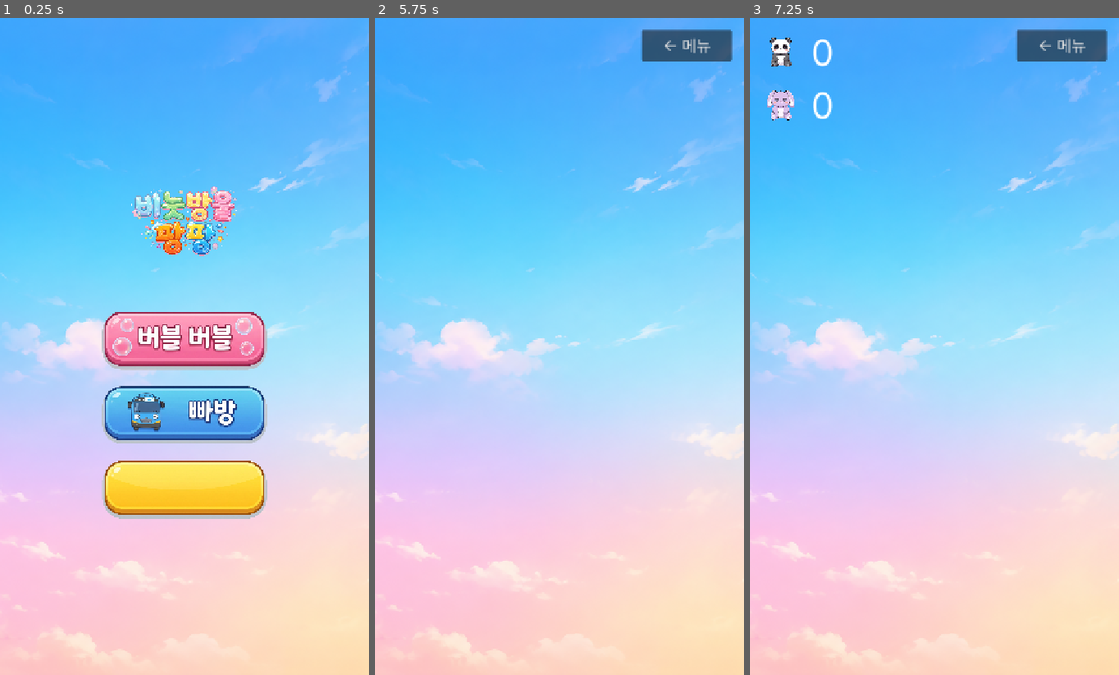
Above: before the commit, frames 1-3 (left to right).
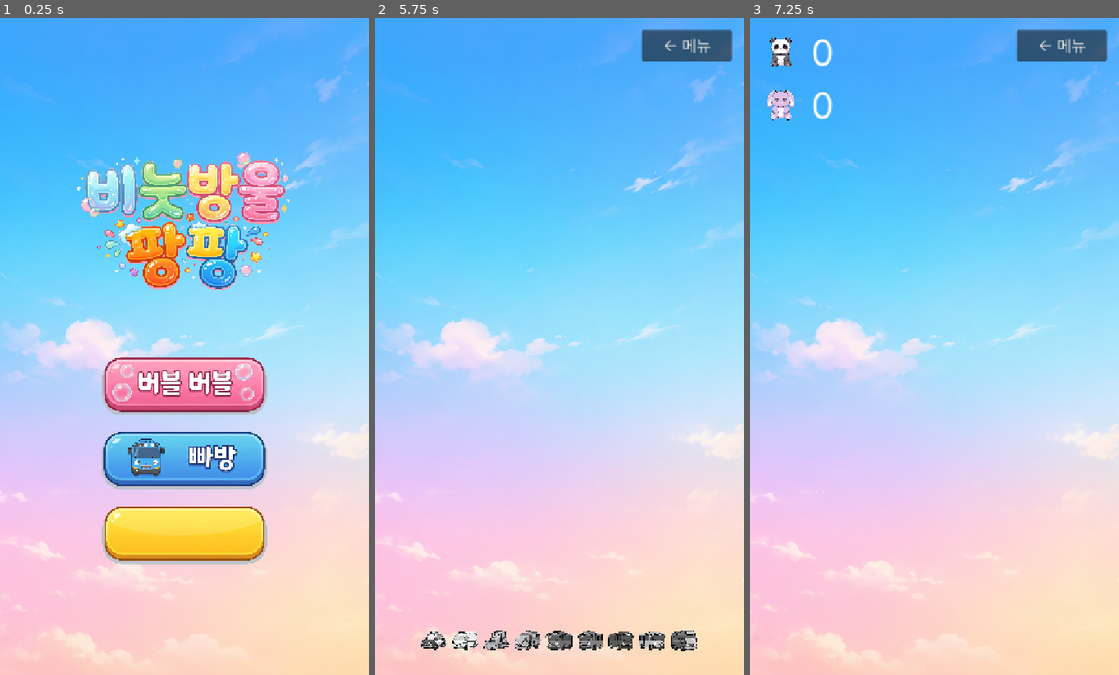
Above: after the commit, the same moments.

Repository: ohsolee/bubblePopPop
Game: Godot game, scene res://scenes/MainMenu.tscn
Same seed, same stepped clock (60 frames per second), same inputs: the game is played once before the commit and once after it. Sound files missing from this copy of the repository are replaced by a short silence.
Inputs (mouse positions are in pixels of both pictures, inside the frame that each line leads up to; where the layout moved, square brackets give the same spot in the first picture):
- Up to frame 1 (0.25 s): no input
- Up to frame 2 (5.75 s): click (559, 458) [559, 412] at 0.5 s; click "← 메뉴" at 1.25 s; click (559, 385) [559, 339] at 2 s; click "← 메뉴" at 2.75 s; click (559, 385) [559, 339] at 3.5 s; click "← 메뉴" at 4.25 s; click (559, 458) [559, 412] at 5 s
- Up to frame 3 (7.25 s): click "← 메뉴" at 5.75 s; click (934, 385) [934, 339] at 6.5 s

The runs differ from the first frame. In frame 1, 24% of the frame differs, in the area x 20-79%, y 20-84%; in frame 2, 1.4%; in frame 3, nothing differs.

Commit message:
Rename vehicle assets to color-based names, add grayscale shader
Co-Authored-By: Claude Sonnet 5 <noreply@anthropic.com>

Diff:
--- a/scenes/Bbang.tscn
+++ b/scenes/Bbang.tscn
@@ -1,7 +1,20 @@
-[gd_scene load_steps=3 format=3]
+[gd_scene load_steps=13 format=3]
 
 [ext_resource type="Script" path="res://scripts/bbang.gd" id="1_bbang"]
 [ext_resource type="Texture2D" uid="uid://chjw1oc7crixa" path="res://assets/sprites/img_BG_01.png" id="2_bg_tex"]
+[ext_resource type="Shader" path="res://shaders/grayscale.gdshader" id="3_grayscale_shader"]
+[ext_resource type="Texture2D" path="res://assets/sprites/spr_police_car.png" id="4_police_car_tex"]
+[ext_resource type="Texture2D" path="res://assets/sprites/spr_ambulance.png" id="5_ambulance_tex"]
+[ext_resource type="Texture2D" path="res://assets/sprites/spr_bulldozer.png" id="6_bulldozer_tex"]
+[ext_resource type="Texture2D" path="res://assets/sprites/spr_truck.png" id="7_truck_tex"]
+[ext_resource type="Texture2D" path="res://assets/sprites/spr_bluebus.png" id="8_bluebus_tex"]
+[ext_resource type="Texture2D" path="res://assets/sprites/spr_greenbus.png" id="9_greenbus_tex"]
+[ext_resource type="Texture2D" path="res://assets/sprites/spr_redbus.png" id="10_redbus_tex"]
+[ext_resource type="Texture2D" path="res://assets/sprites/spr_yellowbus.png" id="11_yellowbus_tex"]
+[ext_resource type="Texture2D" path="res://assets/sprites/spr_citu.png" id="12_citu_tex"]
+
+[sub_resource type="ShaderMaterial" id="ShaderMaterial_grayscale"]
+shader = ExtResource("3_grayscale_shader")
 
 [node name="Bbang" type="Node2D"]
 script = ExtResource("1_bbang")
@@ -29,3 +42,86 @@
 grow_horizontal = 0
 theme_override_font_sizes/font_size = 32
 text = "← 메뉴"
+
+[node name="CollectionRow" type="HBoxContainer" parent="UILayer"]
+anchor_left = 0.0
+anchor_top = 1.0
+anchor_right = 1.0
+anchor_bottom = 1.0
+offset_top = -110.0
+offset_bottom = -24.0
+grow_vertical = 0
+alignment = 1
+theme_override_constants/separation = 10
+
+[node name="PoliceCarIcon" type="TextureRect" parent="UILayer/CollectionRow"]
+custom_minimum_size = Vector2(49.6, 36.2)
+layout_mode = 2
+material = SubResource("ShaderMaterial_grayscale")
+texture = ExtResource("4_police_car_tex")
+expand_mode = 1
+stretch_mode = 5
+
+[node name="AmbulanceIcon" type="TextureRect" parent="UILayer/CollectionRow"]
+custom_minimum_size = Vector2(50.3, 37.1)
+layout_mode = 2
+material = SubResource("ShaderMaterial_grayscale")
+texture = ExtResource("5_ambulance_tex")
+expand_mode = 1
+stretch_mode = 5
+
+[node name="BulldozerIcon" type="TextureRect" parent="UILayer/CollectionRow"]
+custom_minimum_size = Vector2(50.8, 38.1)
+layout_mode = 2
+material = SubResource("ShaderMaterial_grayscale")
+texture = ExtResource("6_bulldozer_tex")
+expand_mode = 1
+stretch_mode = 5
+
+[node name="TruckIcon" type="TextureRect" parent="UILayer/CollectionRow"]
+custom_minimum_size = Vector2(50.2, 38.4)
+layout_mode = 2
+material = SubResource("ShaderMaterial_grayscale")
+texture = ExtResource("7_truck_tex")
+expand_mode = 1
+stretch_mode = 5
+
+[node name="BluebusIcon" type="TextureRect" parent="UILayer/CollectionRow"]
+custom_minimum_size = Vector2(51.2, 38.5)
+layout_mode = 2
+material = SubResource("ShaderMaterial_grayscale")
+texture = ExtResource("8_bluebus_tex")
+expand_mode = 1
+stretch_mode = 5
+
+[node name="GreenbusIcon" type="TextureRect" parent="UILayer/CollectionRow"]
+custom_minimum_size = Vector2(49.2, 37.7)
+layout_mode = 2
+material = SubResource("ShaderMaterial_grayscale")
+texture = ExtResource("9_greenbus_tex")
+expand_mode = 1
+stretch_mode = 5
+
+[node name="RedbusIcon" type="TextureRect" parent="UILayer/CollectionRow"]
+custom_minimum_size = Vector2(49.3, 37.1)
+layout_mode = 2
+material = SubResource("ShaderMaterial_grayscale")
+texture = ExtResource("10_redbus_tex")
+expand_mode = 1
+stretch_mode = 5
+
+[node name="YellowbusIcon" type="TextureRect" parent="UILayer/CollectionRow"]
+custom_minimum_size = Vector2(51.2, 37.4)
+layout_mode = 2
+material = SubResource("ShaderMaterial_grayscale")
+texture = ExtResource("11_yellowbus_tex")
+expand_mode = 1
+stretch_mode = 5
+
+[node name="CituIcon" type="TextureRect" parent="UILayer/CollectionRow"]
+custom_minimum_size = Vector2(51.1, 40.9)
+layout_mode = 2
+material = SubResource("ShaderMaterial_grayscale")
+texture = ExtResource("12_citu_tex")
+expand_mode = 1
+stretch_mode = 5
--- a/scenes/Bubble.tscn
+++ b/scenes/Bubble.tscn
@@ -6,24 +6,24 @@
 [ext_resource type="Texture2D" uid="uid://cjb03h4mauqas" path="res://assets/sprites/spr_toto_idle.png" id="4_toto_tex"]
 
 [sub_resource type="CircleShape2D" id="CircleShape2D_1"]
-radius = 72.75
+radius = 87.3
 
 [node name="Bubble" type="Area2D"]
 script = ExtResource("1_bubble")
 
 [node name="BubbleSprite" type="Sprite2D" parent="."]
 modulate = Color(1, 1, 1, 0.7)
-scale = Vector2(0.3375, 0.3375)
+scale = Vector2(0.405, 0.405)
 texture = ExtResource("2_bubble_tex")
 
 [node name="CharacterSprite" type="Sprite2D" parent="."]
 visible = false
-scale = Vector2(0.3375, 0.3375)
+scale = Vector2(0.405, 0.405)
 texture = ExtResource("3_rui_tex")
 
 [node name="TotoSprite" type="Sprite2D" parent="."]
 visible = false
-scale = Vector2(0.3375, 0.3375)
+scale = Vector2(0.405, 0.405)
 texture = ExtResource("4_toto_tex")
 
 [node name="CollisionShape2D" type="CollisionShape2D" parent="."]
--- a/scenes/MainMenu.tscn
+++ b/scenes/MainMenu.tscn
@@ -43,7 +43,7 @@
 theme_override_constants/separation = 32
 
 [node name="Title" type="TextureRect" parent="CenterContainer/VBoxContainer"]
-custom_minimum_size = Vector2(320, 179)
+custom_minimum_size = Vector2(640, 358)
 layout_mode = 2
 texture = ExtResource("3_title_tex")
 expand_mode = 1
--- a/scripts/bbang.gd
+++ b/scripts/bbang.gd
@@ -1,6 +1,6 @@
 extends Node2D
-## 빠방 화면. 경찰차/구급차/불도저/트럭과 꼬마버스 타요 친구들
-## (타요/로기/가니/라니/씨투)이 화면 사방에서 나타나 가로질러 지나간다.
+## 빠방 화면. 경찰차/구급차/불도저/트럭과 꼬마버스 친구들
+## (bluebus/greenbus/redbus/yellowbus/씨투)이 화면 사방에서 나타나 가로질러 지나간다.
 ## 노드 구조: VehicleContainer / SpawnTimer / UILayer/MenuButton (Vehicle.tscn 인스턴싱).
 
 var vehicle_scene: PackedScene = preload("res://scenes/Vehicle.tscn")
@@ -10,16 +10,36 @@
 	Vehicle.VehicleType.AMBULANCE,
 	Vehicle.VehicleType.BULLDOZER,
 	Vehicle.VehicleType.TRUCK,
-	Vehicle.VehicleType.TAYO,
-	Vehicle.VehicleType.ROGI,
-	Vehicle.VehicleType.GANI,
-	Vehicle.VehicleType.LANI,
+	Vehicle.VehicleType.BLUEBUS,
+	Vehicle.VehicleType.GREENBUS,
+	Vehicle.VehicleType.REDBUS,
+	Vehicle.VehicleType.YELLOWBUS,
 	Vehicle.VehicleType.CITU,
 ]
 
+## 종류별 하단 도감 아이콘(회색 → 해당 탈것을 터뜨리면 컬러로 표시)
+var collection_icons: Dictionary = {}
+
 func _ready() -> void:
+	collection_icons = {
+		Vehicle.VehicleType.POLICE_CAR: $UILayer/CollectionRow/PoliceCarIcon,
+		Vehicle.VehicleType.AMBULANCE: $UILayer/CollectionRow/AmbulanceIcon,
+		Vehicle.VehicleType.BULLDOZER: $UILayer/CollectionRow/BulldozerIcon,
+		Vehicle.VehicleType.TRUCK: $UILayer/CollectionRow/TruckIcon,
+		Vehicle.VehicleType.BLUEBUS: $UILayer/CollectionRow/BluebusIcon,
+		Vehicle.VehicleType.GREENBUS: $UILayer/CollectionRow/GreenbusIcon,
+		Vehicle.VehicleType.REDBUS: $UILayer/CollectionRow/RedbusIcon,
+		Vehicle.VehicleType.YELLOWBUS: $UILayer/CollectionRow/YellowbusIcon,
+		Vehicle.VehicleType.CITU: $UILayer/CollectionRow/CituIcon,
+	}
 	$SpawnTimer.timeout.connect(_on_spawn_timer_timeout)
 	$UILayer/MenuButton.pressed.connect(_on_menu_button_pressed)
+
+func _on_vehicle_popped(_pos: Vector2, vehicle_type: Vehicle.VehicleType) -> void:
+	# 해당 종류를 처음 터뜨린 순간 회색 셰이더를 떼어내 컬러로 보여준다
+	var icon: TextureRect = collection_icons.get(vehicle_type)
+	if icon != null:
+		icon.material = null
 
 func _on_menu_button_pressed() -> void:
 	get_tree().change_scene_to_file("res://scenes/MainMenu.tscn")
@@ -72,4 +92,5 @@
 	v.position = spawn_pos
 	var type: Vehicle.VehicleType = VEHICLE_TYPES[randi_range(0, VEHICLE_TYPES.size() - 1)]
 	v.setup(type, dir)
+	v.popped.connect(_on_vehicle_popped)
 	$VehicleContainer.add_child(v)
--- a/scripts/vehicle.gd
+++ b/scripts/vehicle.gd
@@ -1,7 +1,7 @@
 extends Area2D
 class_name Vehicle
 ## 빠방 화면에 등장하는 탈것 1개. 경찰차/구급차/불도저/트럭 및
-## 꼬마버스 타요 친구들(타요/로기/가니/라니/씨투)이 화면을 가로지르며,
+## 꼬마버스 친구들(bluebus/greenbus/redbus/yellowbus/씨투)이 화면을 가로지르며,
 ## 터치하면 사라진다.
 ##
 ## 실제 그림이 아직 없을 때는 종류별 색상을 입힌 임시 아이콘으로 표시된다.
@@ -15,10 +15,10 @@
 	AMBULANCE,
 	BULLDOZER,
 	TRUCK,
-	TAYO,
-	ROGI,
-	GANI,
-	LANI,
+	BLUEBUS,
+	GREENBUS,
+	REDBUS,
+	YELLOWBUS,
 	CITU,
 }
 
@@ -28,10 +28,10 @@
 	VehicleType.AMBULANCE: "res://assets/sprites/spr_ambulance.png",
 	VehicleType.BULLDOZER: "res://assets/sprites/spr_bulldozer.png",
 	VehicleType.TRUCK: "res://assets/sprites/spr_truck.png",
-	VehicleType.TAYO: "res://assets/sprites/spr_tayo.png",
-	VehicleType.ROGI: "res://assets/sprites/spr_rogi.png",
-	VehicleType.GANI: "res://assets/sprites/spr_gani.png",
-	VehicleType.LANI: "res://assets/sprites/spr_lani.png",
+	VehicleType.BLUEBUS: "res://assets/sprites/spr_bluebus.png",
+	VehicleType.GREENBUS: "res://assets/sprites/spr_greenbus.png",
+	VehicleType.REDBUS: "res://assets/sprites/spr_redbus.png",
+	VehicleType.YELLOWBUS: "res://assets/sprites/spr_yellowbus.png",
 	VehicleType.CITU: "res://assets/sprites/spr_citu.png",
 }
 
@@ -41,10 +41,10 @@
 	VehicleType.AMBULANCE: Color(0.95, 0.15, 0.15),
 	VehicleType.BULLDOZER: Color(0.85, 0.6, 0.1),
 	VehicleType.TRUCK: Color(0.45, 0.45, 0.45),
-	VehicleType.TAYO: Color(0.1, 0.65, 0.9),
-	VehicleType.ROGI: Color(0.2, 0.7, 0.3),
-	VehicleType.GANI: Color(0.85, 0.2, 0.2),
-	VehicleType.LANI: Color(0.95, 0.8, 0.1),
+	VehicleType.BLUEBUS: Color(0.1, 0.65, 0.9),
+	VehicleType.GREENBUS: Color(0.2, 0.7, 0.3),
+	VehicleType.REDBUS: Color(0.85, 0.2, 0.2),
+	VehicleType.YELLOWBUS: Color(0.95, 0.8, 0.1),
 	VehicleType.CITU: Color(0.7, 0.1, 0.1),
 }
 
@@ -57,14 +57,14 @@
 	VehicleType.AMBULANCE: "res://assets/audio/snd_ambulance.wav",
 	VehicleType.BULLDOZER: "res://assets/audio/snd_bulldozer.wav",
 	VehicleType.TRUCK: "res://assets/audio/snd_truck.wav",
-	VehicleType.TAYO: "res://assets/audio/snd_tayo.wav",
-	VehicleType.ROGI: "res://assets/audio/snd_rogi.wav",
-	VehicleType.GANI: "res://assets/audio/snd_gani.wav",
-	VehicleType.LANI: "res://assets/audio/snd_lani.wav",
+	VehicleType.BLUEBUS: "res://assets/audio/snd_bluebus.wav",
+	VehicleType.GREENBUS: "res://assets/audio/snd_greenbus.wav",
+	VehicleType.REDBUS: "res://assets/audio/snd_redbus.wav",
+	VehicleType.YELLOWBUS: "res://assets/audio/snd_yellowbus.wav",
 	VehicleType.CITU: "res://assets/audio/snd_citu.wav",
 }
 
-var vehicle_type: VehicleType = VehicleType.TAYO
+var vehicle_type: VehicleType = VehicleType.BLUEBUS
 var speed: float = 0.0
 var move_dir: Vector2 = Vector2.RIGHT
 var is_popped: bool = false
--- /dev/null
+++ b/shaders/grayscale.gdshader
@@ -0,0 +1,7 @@
+shader_type canvas_item;
+
+void fragment() {
+	vec4 tex = texture(TEXTURE, UV);
+	float gray = dot(tex.rgb, vec3(0.299, 0.587, 0.114));
+	COLOR = vec4(vec3(gray), tex.a);
+}
Not shown, added: assets/audio/snd_bluebus.wav.import
Not shown, removed: assets/audio/snd_gani.wav.import
Not shown, added: assets/audio/snd_greenbus.wav.import
Not shown, changed: assets/audio/snd_redbus.wav.import
Not shown, removed: assets/audio/snd_rogi.wav.import
Not shown, removed: assets/audio/snd_tayo.wav.import
Not shown, added: assets/audio/snd_yellowbus.wav.import
Renamed: assets/sprites/spr_tayo.png -> assets/sprites/spr_bluebus.png
Not shown, changed: assets/sprites/spr_bluebus.png.import
Renamed: assets/sprites/spr_rogi.png -> assets/sprites/spr_greenbus.png
Not shown, changed: assets/sprites/spr_greenbus.png.import
Renamed: assets/sprites/spr_gani.png -> assets/sprites/spr_redbus.png
(and 10 more such lines)
